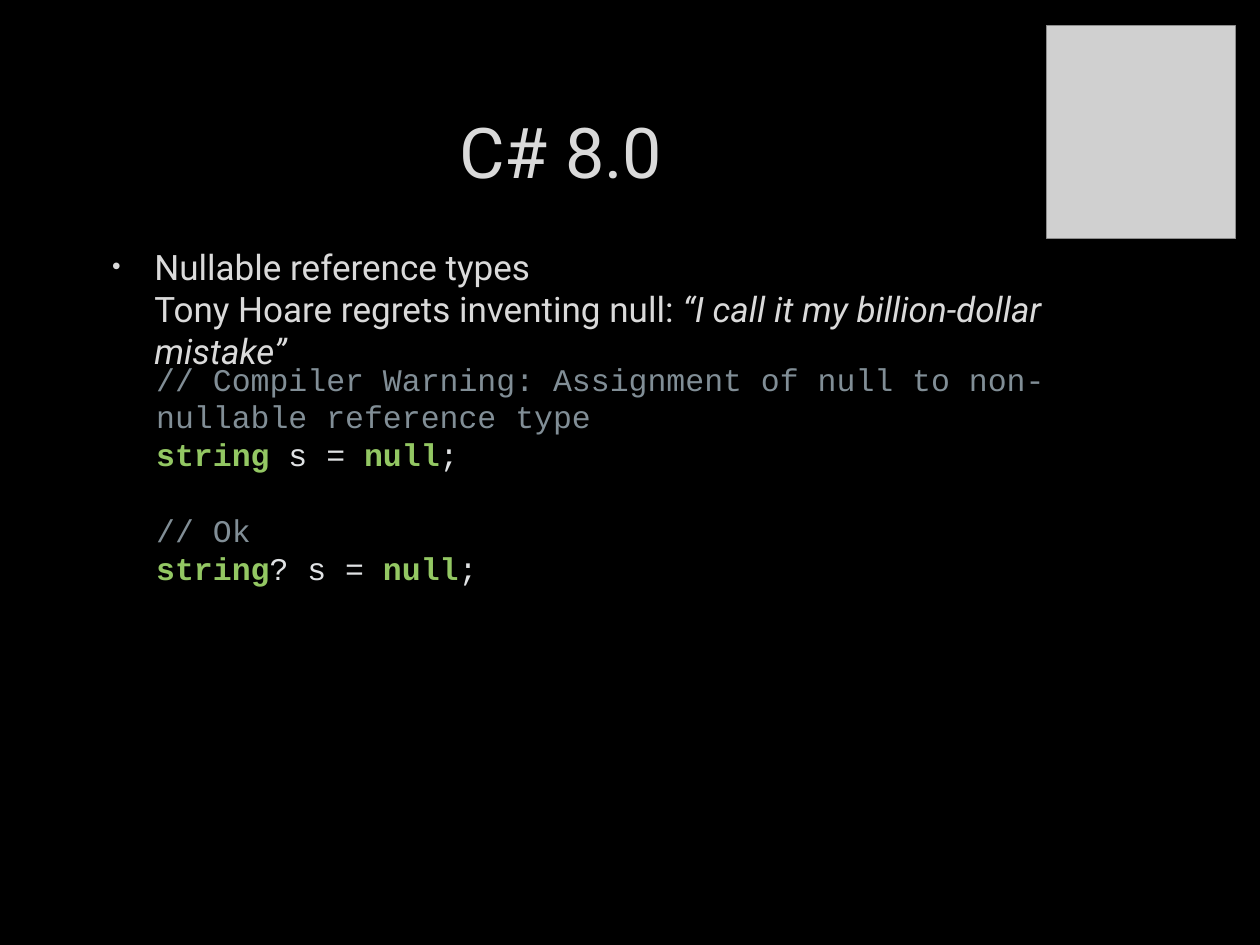
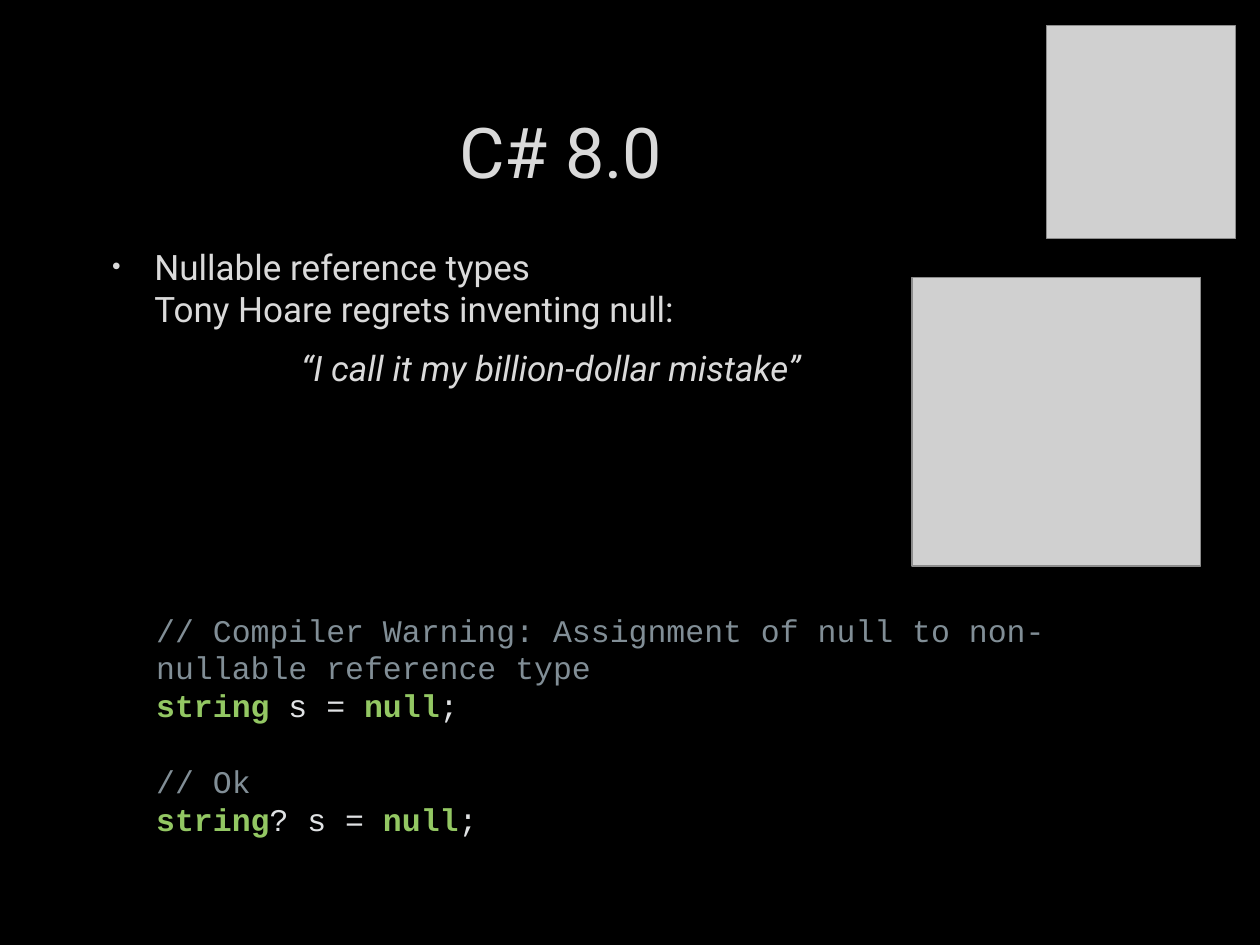
Before and after one commit to itenium-be/CSharp-JavaScript-New-Features, a slide deck: slide 34 of Slides.pptx. Drawn at 1260x945 pixels with LibreOffice and Linux fonts; fonts in the diff are those of the drawing; grey boxes stand for pictures; background and template pictures are left out. Boxes give left, top, right and bottom in pixels: in the first picture for what was removed or moved away, otherwise in the second. Text is boxed around its words. In the diff, an @@ line names an element or a change of style, - is before the commit and + after.

Commit message:
picture tony + smile being filmed pictures

```diff
--- a/Slides.pptx
+++ b/Slides.pptx
@@ text at box(154, 253, 800, 389): text changed @@
-• Nullable reference types
-  Tony Hoare regrets inventing null: “I call it my billion-dollar mistake”
+• Nullable reference types
+  Tony Hoare regrets inventing null:
+“I call it my billion-dollar mistake”
@@ picture added at box(912, 277, 1201, 566) @@
@@ text "// Compiler Warning: Assignment of ...": place and size @@
-text "// Compiler Warning: Assignment of ..." at box(156, 368, 1045, 587)
+text "// Compiler Warning: Assignment of ..." at box(156, 619, 1045, 838)
```
Also in this commit, not shown: 1 other slide changed.
